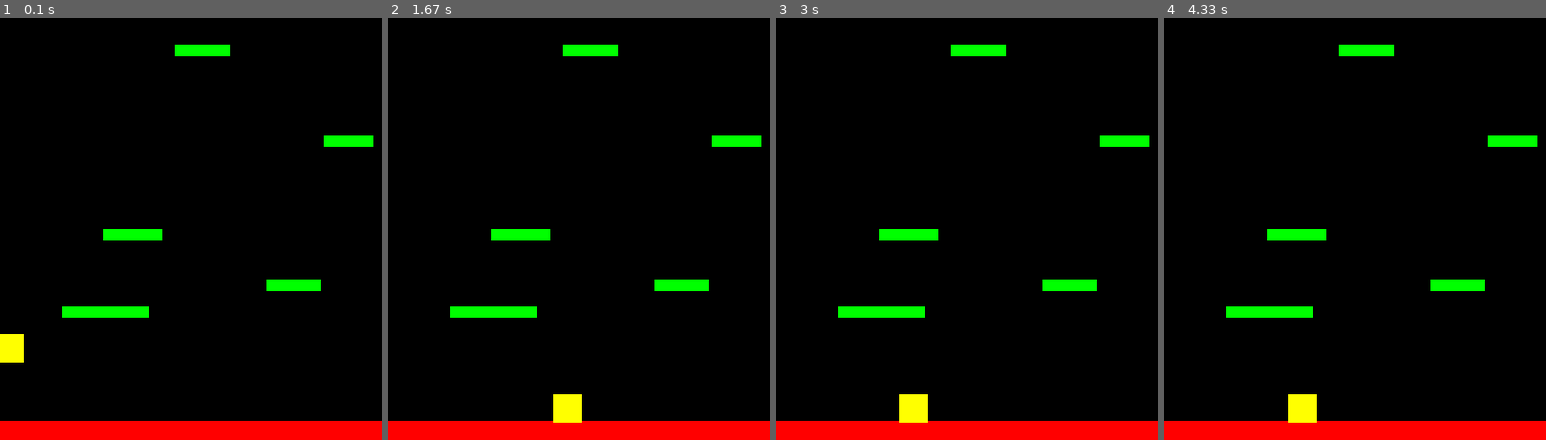
Above: before the commit, frames 1-4 (left to right).
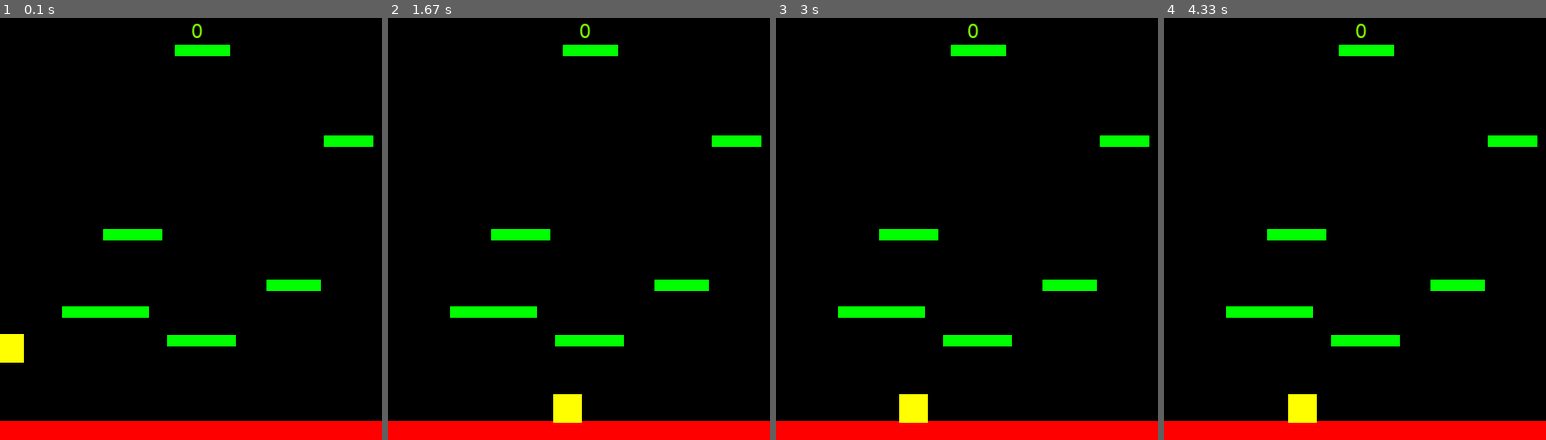
Above: after the commit, the same moments.

Repository: Lethworgen/PlatformerPygameTut
Game: pygame game, started from platformer.py
Same seed, same stepped clock (60 frames per second), same inputs: the game is played once before the commit and once after it.
Inputs:
- Up to frame 1 (0.1 s): no input
- Up to frame 2 (1.67 s): hold Right 0.33-0.8 s; hold Right 0.83-1.3 s; hold Left from 1.33 s (still down)
- Up to frame 3 (3 s): release Left at 1.87 s; hold Left 1.9-2.3 s; hold Right 2.33-2.97 s
- Up to frame 4 (4.33 s): tap Space at 3 s; hold Left 3.33-3.8 s; hold Right 3.83-4.3 s

The runs differ from the first frame. In frame 1, 0.5% of the frame differs, in the area x 43-62%, y 1-78%; in frame 2, 0.5%; in frame 3, 0.5%; in frame 4, 0.5%.

Commit message:
Add files via upload

Diff:
--- a/platformer.py
+++ b/platformer.py
@@ -1,6 +1,6 @@
 import pygame
 from pygame.locals import *
-import sys, random
+import sys, random, time
 
 # Initialize pygame
 pygame.init()
@@ -32,6 +32,7 @@
         self.vel = vec(0, 0)
         self.acc = vec(0, 0)
         self.jumping = False
+        self.score = 0
 
     def move(self):
         self.acc = vec(0, 0.5)
@@ -53,6 +54,8 @@
             self.pos.x = WIDTH
 
         self.rect.midbottom = self.pos
+
+
 
     def jump(self):
         hits = pygame.sprite.spritecollide(self, platforms, False)
@@ -70,6 +73,9 @@
         if P1.vel.y > 0:
             if hits:
                 if self.pos.y < hits[0].rect.bottom:
+                    if hits[0].point == True:
+                        hits[0].point = False
+                        self.score += 1
                     self.pos.y = hits[0].rect.top + 1
                     self.vel.y = 0
                     self.jumping = False
@@ -81,9 +87,24 @@
         self.surf = pygame.Surface((random.randint(50,100), 12))
         self.surf.fill((0, 255, 0))
         self.rect = self.surf.get_rect(center=(random.randint(0, WIDTH-10), random.randint(0, HEIGHT-30)))
+        self.speed = random.randint(-1, 1)
+        self.moving = True
+        self.point = True
 
     def move(self):
         pass
+"""
+        if self.moving == True:
+            self.rect.move_ip(self.speed, 0)
+            if self.speed > 0 and self.rect.left > WIDTH:
+                self.rect.right = 0
+            if self.speed < 0 and self.rect.right < 0:
+                self.rect.left = WIDTH
+"""
+
+
+class MovingPlatform(Platform):
+    pass
 
 
 def check(platform, groupies):
@@ -100,7 +121,7 @@
 
 
 def plat_gen():
-    while len(platforms) < 6:
+    while len(platforms) < 7:
         width = random.randrange(50, 100)
         p = Platform()
         C = True
@@ -118,6 +139,9 @@
 PT1 = Platform()
 P1 = Player()
 
+
+PT1.point = False
+
 PT1.surf = pygame.Surface((WIDTH, 20))
 PT1.surf.fill((255, 0, 0))
 PT1.rect = PT1.surf.get_rect(center=(WIDTH / 2, HEIGHT - 10))
@@ -129,7 +153,7 @@
 platforms = pygame.sprite.Group()
 platforms.add(PT1)
 
-for x in range(random.randint(4,5)):
+for x in range(random.randint(4,7)):
     C = True
     pl = Platform()
     while C:
@@ -152,6 +176,17 @@
             if event.key == pygame.K_SPACE:
                 P1.cancel_jump()
 
+    # Game Over Screen
+    if P1.rect.top > HEIGHT:
+        for entity in all_sprites:
+            entity.kill()
+            time.sleep(1)
+            displaysurface.fill((255, 0, 0))
+            pygame.display.update()
+            time.sleep(1)
+            pygame.quit()
+            sys.exit()
+
     if P1.rect.top <= HEIGHT / 3:
         P1.pos.y += abs(P1.vel.y)
         for plat in platforms:
@@ -162,6 +197,10 @@
     plat_gen()
     displaysurface.fill((0, 0, 0))
 
+    f = pygame.font.SysFont("Verdana", 20)
+    g = f.render(str(P1.score), True, (123, 255, 0))
+    displaysurface.blit(g, (WIDTH/2, 10))
+
     for entity in all_sprites:
         displaysurface.blit(entity.surf, entity.rect)
         entity.move()
